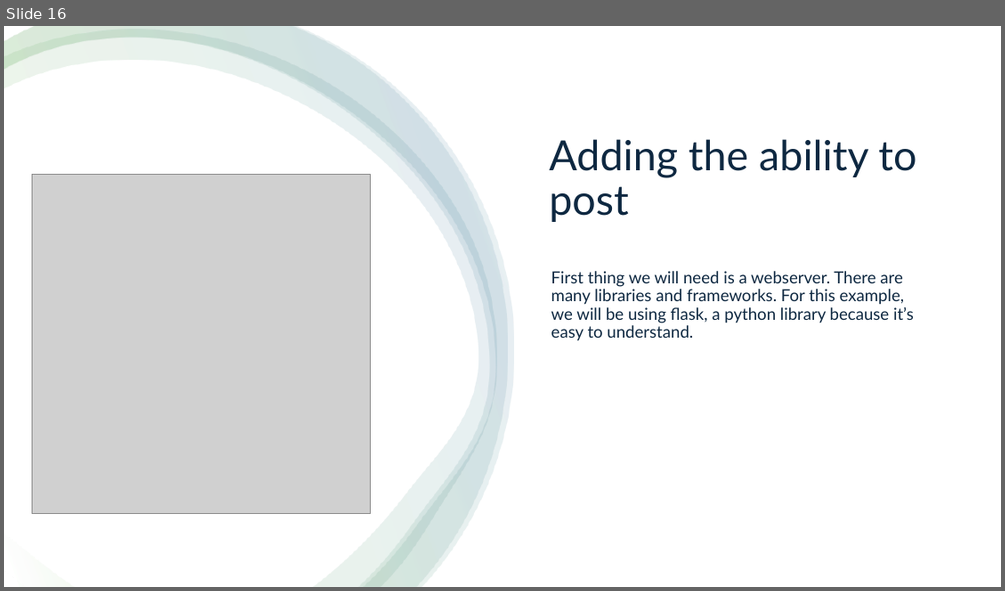
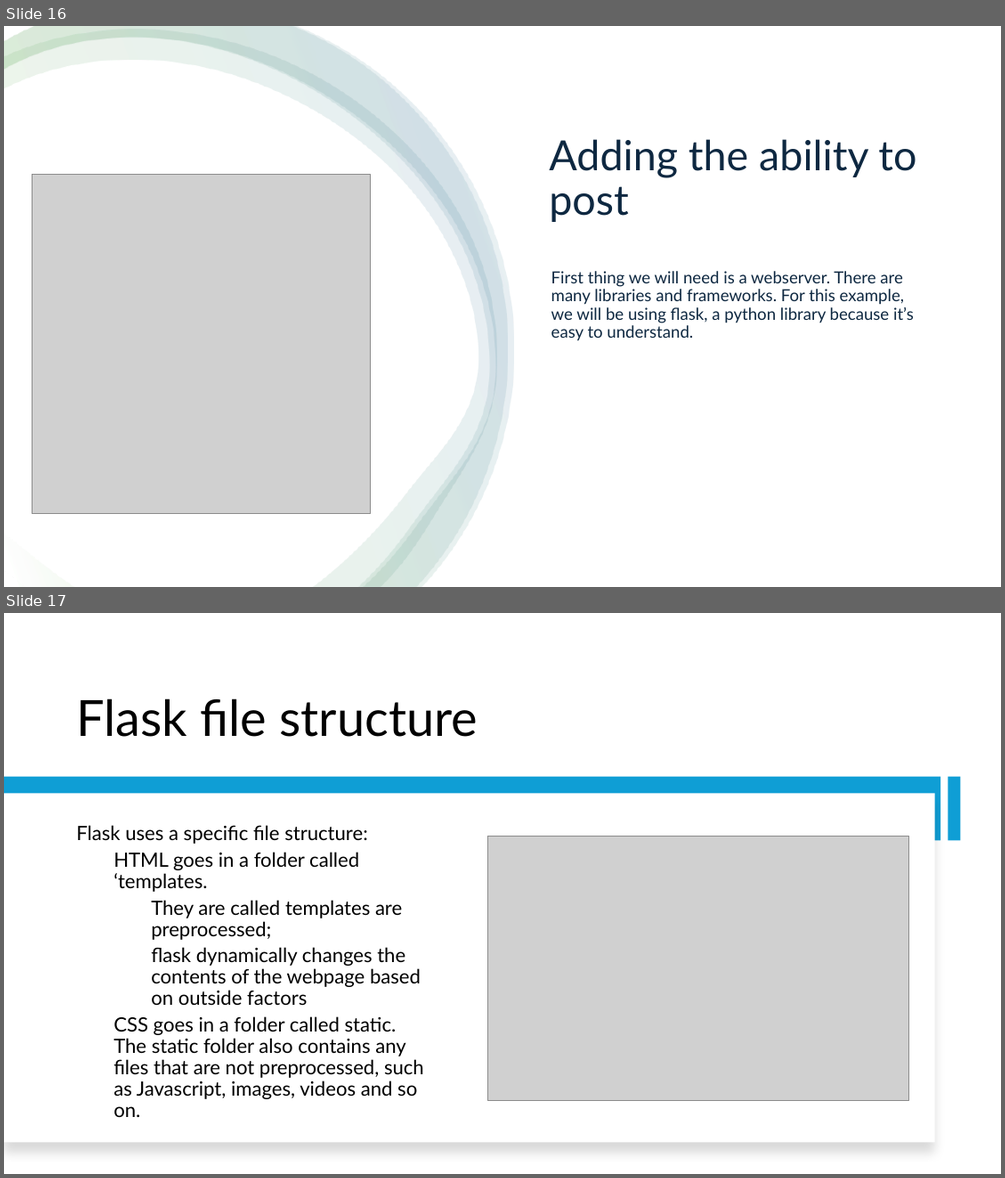
Before and after one commit to KirilBourakov/CS-Square-presentation, a slide deck: Presentation.pptx. Shown one above the other, each under a label of ours: slide 16 before the commit, slides 16 and 17 after it. The pictures are 1005x591 and 1005x1178 pixels, drawn with LibreOffice and Linux fonts; fonts in the diff are those of the drawing; grey boxes stand for pictures. Boxes give left, top, right and bottom in pixels: in the first picture for what was removed or moved away, otherwise in the second. Text is boxed around its words. In the diff, an @@ line names an element or a change of style, - is before the commit and + after.

```diff
--- a/Presentation.pptx
+++ b/Presentation.pptx
@@ slide 17 added at box(4, 613, 1001, 1174), background #FFFFFF @@
@@ title added at box(76, 698, 478, 737), 48 pt, text #000000 @@
+Flask file structure
@@ rectangle added at box(4, 777, 941, 840), fill #0F9ED5 @@
@@ rectangle added at box(4, 793, 935, 1143), fill #FFFFFF @@
@@ rectangle added at box(947, 777, 961, 840), fill #0F9ED5 @@
@@ text added at box(76, 825, 424, 1117), 19 pt, text #000000 @@
+Flask uses a specific file structure:
+  HTML goes in a folder called ‘templates.
+    They are called templates are preprocessed;
+    flask dynamically changes the contents of the webpage based on outside factors
+  CSS goes in a folder called static. The static folder also contains any files that are not preprocessed, such as Javascript, images, videos and so on.
@@ picture added at box(487, 835, 908, 1101) @@
```
Also in this commit, not shown: 1 slide changed, 3 other slides added, 11 other files.
